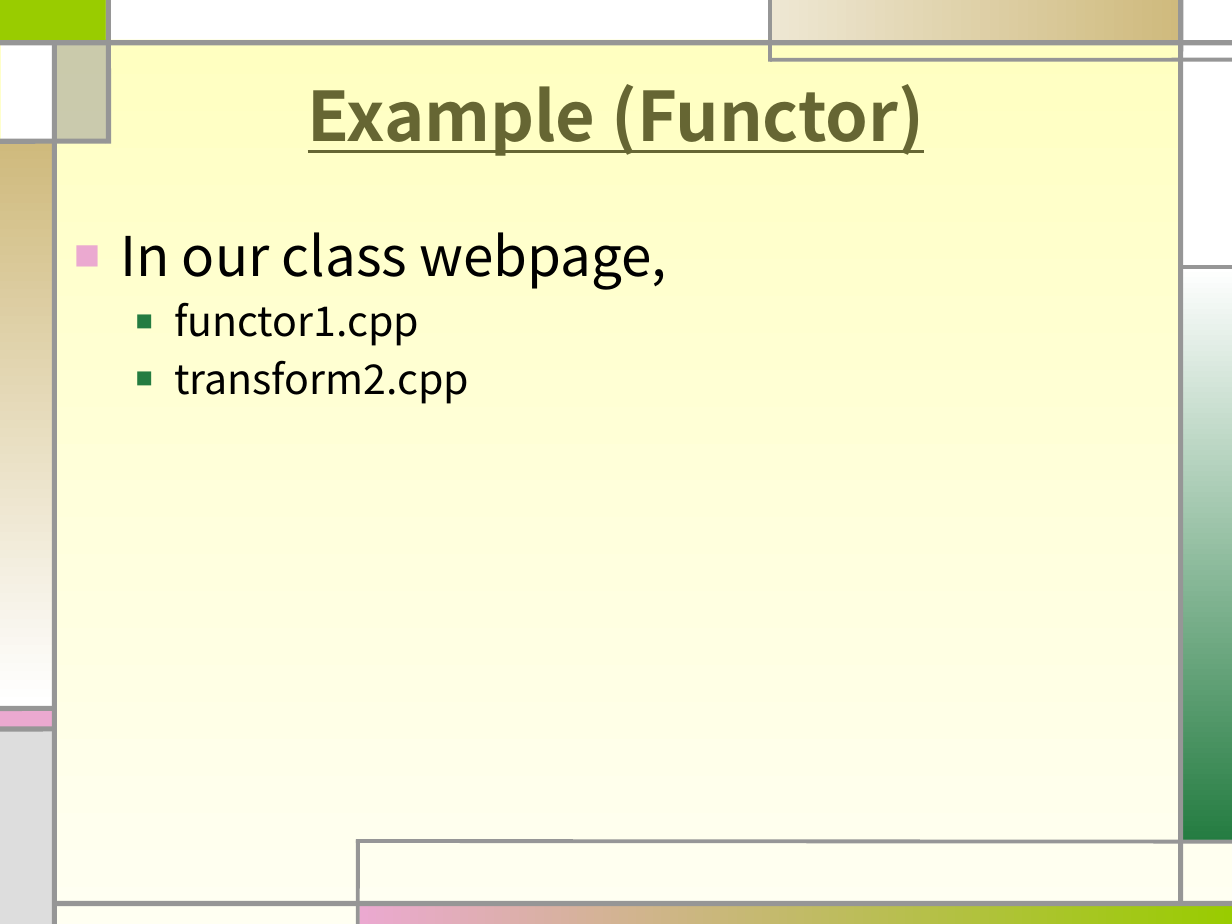
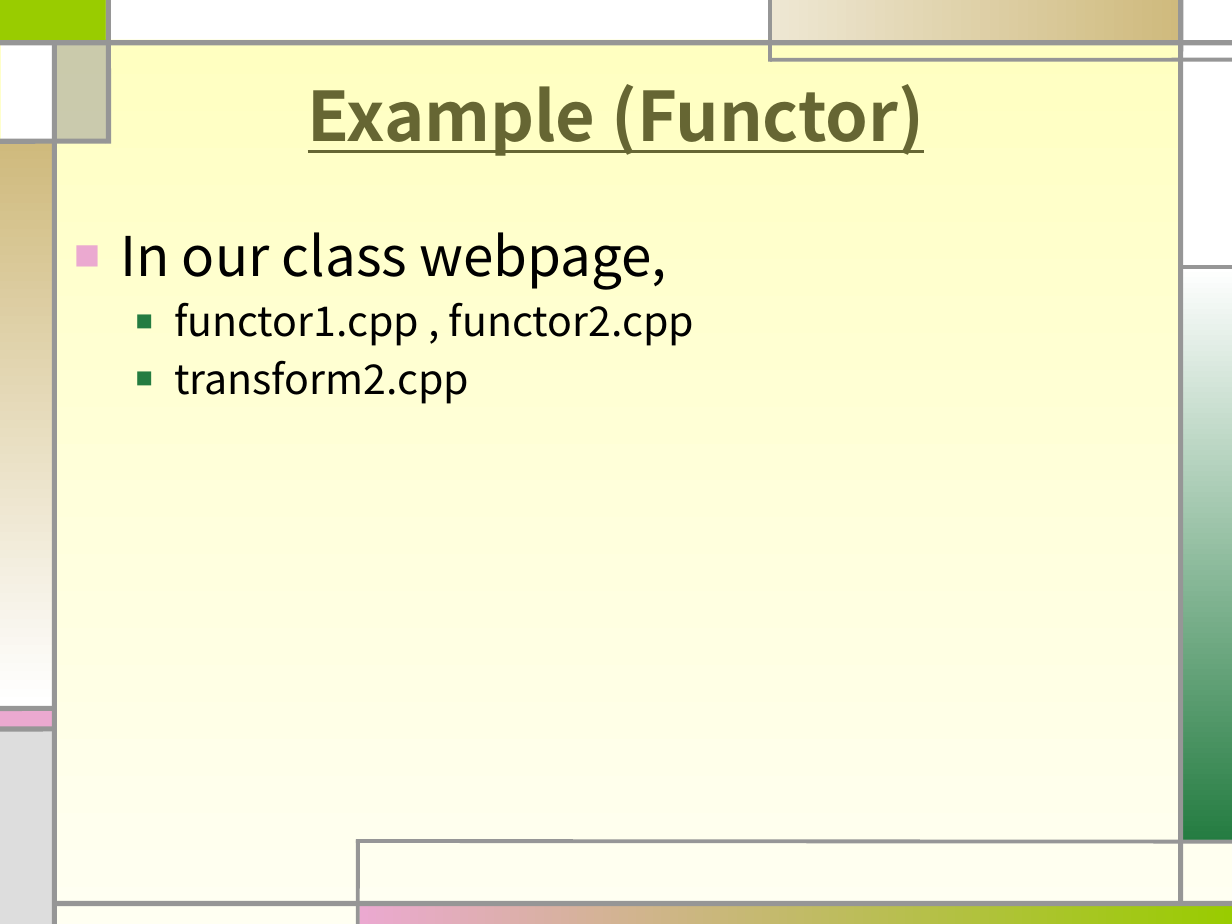
Before and after one commit to sohnbong/object26, a slide deck: slide 6 of OOP07-4.pptx. Drawn at 1232x924 pixels with LibreOffice and Linux fonts; fonts in the diff are those of the drawing. Boxes give left, top, right and bottom in pixels: in the first picture for what was removed or moved away, otherwise in the second. Text is boxed around its words. In the diff, an @@ line names an element or a change of style, - is before the commit and + after.

```diff
--- a/OOP07-4.pptx
+++ b/OOP07-4.pptx
@@ text at (174, 302, 694, 346): text changed @@
-  ■ functor1.cpp
+  ■ functor1.cpp , functor2.cpp
```
Also in this commit, not shown: 2 other slides changed, 1 other file.
